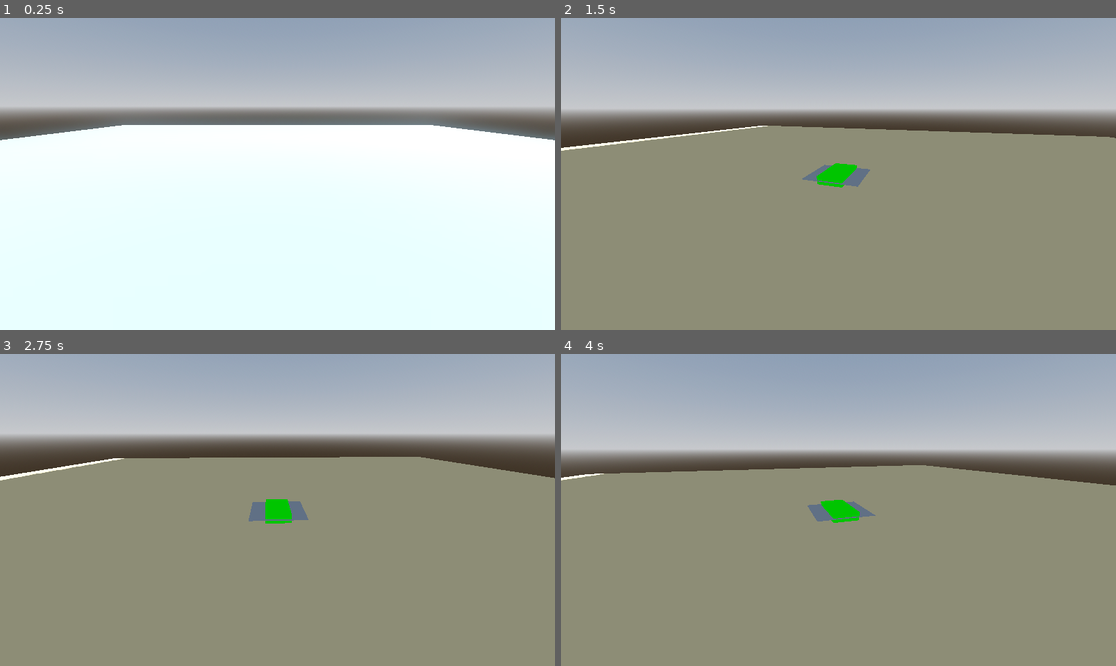
Above: before the commit, frames 1-4 (two rows, left to right).
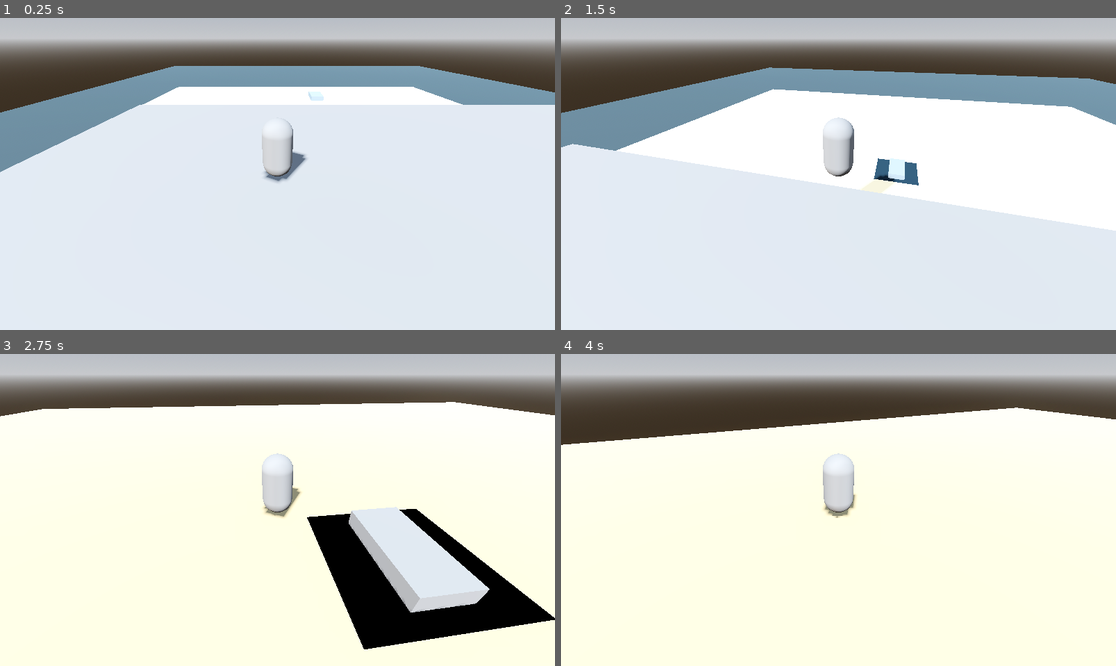
Above: after the commit, the same moments.

Repository: GreenMoonMoon/IslandProject
Game: Godot game, scene res://debug/sea_test1.tscn
Same seed, same stepped clock (60 frames per second), same inputs: the game is played once before the commit and once after it.
Inputs (mouse positions are in pixels of both pictures, inside the frame that each line leads up to):
- Up to frame 1 (0.25 s): no input
- Up to frame 2 (1.5 s): move the mouse to (866, 174) at 0.52 s; hold W (forward) from 0.53 s (still down); move the mouse to (810, 174) at 1.27 s
- Up to frame 3 (2.75 s): keep holding W (forward); move the mouse to (288, 503) at 2.02 s
- Up to frame 4 (4 s): keep holding W (forward); move the mouse to (832, 516) at 2.77 s; move the mouse to (877, 513) at 3.52 s

The runs differ from the first frame. In frame 1, 42% of the frame differs, in the area x 0-100%, y 0-54%; in frame 2, 99%; in frame 3, 99%; in frame 4, 99%, in the area x 0-100%, y 0-100%.

Commit message:
some tests and watnot

Diff:
--- a/debug/boat/boat1.tscn
+++ b/debug/boat/boat1.tscn
@@ -1,38 +1,36 @@
 [gd_scene load_steps=8 format=3 uid="uid://elgiwch2f64y"]
 
-[ext_resource type="Script" path="res://debug/boat/boat_controller.gd" id="1_vo478"]
-[ext_resource type="Shader" path="res://debug/boat/wireframe.gdshader" id="2_mrhs6"]
-[ext_resource type="Script" path="res://debug/boat/simple_camera.gd" id="2_s4whc"]
-
-[sub_resource type="ShaderMaterial" id="ShaderMaterial_ap3pr"]
-render_priority = 0
-shader = ExtResource("2_mrhs6")
-shader_parameter/color = Color(0, 0.639216, 0, 1)
-
-[sub_resource type="BoxMesh" id="BoxMesh_l0ers"]
-material = SubResource("ShaderMaterial_ap3pr")
-size = Vector3(1.5, 0.5, 3)
+[ext_resource type="Script" path="res://debug/boat/boat_controller.gd" id="1_8hkn1"]
+[ext_resource type="Shader" path="res://debug/boat/wireframe.gdshader" id="3_ll6b7"]
 
 [sub_resource type="BoxShape3D" id="BoxShape3D_p2870"]
 size = Vector3(1.5, 0.5, 3)
 
+[sub_resource type="BoxMesh" id="BoxMesh_l0ers"]
+size = Vector3(1.5, 0.5, 3)
+
+[sub_resource type="ShaderMaterial" id="ShaderMaterial_qpawx"]
+render_priority = 0
+shader = ExtResource("3_ll6b7")
+shader_parameter/color = null
+
 [sub_resource type="PlaneMesh" id="PlaneMesh_mogp8"]
+material = SubResource("ShaderMaterial_qpawx")
+
+[sub_resource type="ArrayMesh" id="ArrayMesh_i2uoq"]
 
 [node name="Boat" type="RigidBody3D"]
-script = ExtResource("1_vo478")
+script = ExtResource("1_8hkn1")
+
+[node name="HullCollider" type="CollisionShape3D" parent="."]
+shape = SubResource("BoxShape3D_p2870")
 
 [node name="HullMesh" type="MeshInstance3D" parent="."]
 mesh = SubResource("BoxMesh_l0ers")
 
-[node name="HullCollider" type="CollisionShape3D" parent="."]
-shape = SubResource("BoxShape3D_p2870")
+[node name="WaterPatch" type="MeshInstance3D" parent="."]
+top_level = true
+mesh = SubResource("PlaneMesh_mogp8")
 
-[node name="Camera" type="Node3D" parent="."]
-top_level = true
-script = ExtResource("2_s4whc")
-
-[node name="Camera3D" type="Camera3D" parent="Camera"]
-transform = Transform3D(1, 0, 0, 0, 0.866025, 0.5, 0, -0.5, 0.866025, 0, 5, 8)
-
-[node name="WaterPatch" type="MeshInstance3D" parent="."]
-mesh = SubResource("PlaneMesh_mogp8")
+[node name="UnderWaterMesh" type="MeshInstance3D" parent="."]
+mesh = SubResource("ArrayMesh_i2uoq")
--- a/debug/boat/boat_controller.gd
+++ b/debug/boat/boat_controller.gd
@@ -1,19 +1,21 @@
 extends RigidBody3D
 
-@onready var camera: Node3D = $Camera
 @onready var water_patch: MeshInstance3D = $WaterPatch
 @onready var hull_collider: CollisionShape3D = $HullCollider
 @onready var hull_mesh: MeshInstance3D = $HullMesh
 
+@export var camera: Node3D
 @export var speed := 5.0
 
 func _ready():
+	# Calculate the water patch size
 	var hull_aabb := hull_mesh.get_aabb()
 	var bouding_diagonal: float = hull_aabb.position.distance_to(Vector3(hull_aabb.end.x, hull_aabb.position.y, hull_aabb.end.z))
-	water_patch.mesh.size = Vector2(bouding_diagonal, bouding_diagonal)
-	water_patch.mesh.subdivide_width = 4
-	water_patch.mesh.subdivide_depth = 4
+	water_patch.mesh.size = Vector2(ceil(bouding_diagonal), ceil(bouding_diagonal))
+	water_patch.mesh.subdivide_width = maxf(water_patch.mesh.size.x - 1, 0.0)
+	water_patch.mesh.subdivide_depth = maxf(water_patch.mesh.size.x - 1, 0.0)
 
-func _process(delta):
-	var input_dir := Input.get_vector("left", "right", "backward", "forward")
-	var direction := camera.basis * Vector3(input_dir.x, 0.0, input_dir.y)
+func _process(_delta):
+#	var input_dir := Input.get_vector("left", "right", "backward", "forward")
+#	var direction := camera.basis * Vector3(input_dir.x, 0.0, input_dir.y)
+	pass
--- a/debug/boat/simple_camera.gd
+++ b/debug/boat/simple_camera.gd
@@ -1,13 +1,14 @@
 extends Node3D
 class_name CameraControl
 
-const maximum_height := 25.0
+const maximum_height := 12.0
 
 var mouse_look_input: Vector2
+var mouse_zoom_input: float
 var target: Node3D
 
 @export var height := 4.0
-@export var distance := 12.0
+@export var distance := 6.0
 @export var sensitivity := Vector2(2.0, 10.0)
 @export var mouse_sensitivity := Vector2(-0.05, -0.5)
 @export var chase_speed := 1.0
@@ -19,20 +20,23 @@
 	Input.mouse_mode = Input.MOUSE_MODE_CAPTURED
 	camera.position.z = -distance
 	camera.position.y = height
-	target = get_parent()
 
 
 func _process(delta):
-	var velocity = target.global_position - global_position
-	global_position = target.global_position
-	if velocity.length() > 0.1:
-		global_rotation.y = lerp_angle(global_rotation.y, target.global_rotation.y, delta)
+	if target:
+		var velocity = target.global_position - global_position
+		global_position = target.global_position
+#		if velocity.length() > 0.1:
+#			global_rotation.y = lerp_angle(global_rotation.y, target.global_rotation.y, delta)
 
 	# Handle mouse
 	if mouse_look_input.length_squared() > 0.1:
 		rotation.y = wrapf(rotation.y + mouse_look_input.x * delta, 0.0, TAU)
-		camera.position.y += mouse_look_input.y * delta
-		camera.position.y = clampf(camera.position.y, -2.0, maximum_height)
+#		camera.position.y += mouse_look_input.y * delta
+#		camera.position.y = clampf(camera.position.y, 0.1, maximum_height)
+
+#	if mouse_zoom_input < 0.0:
+#		camera.position.z = clampf(camera.position.z + mouse_zoom_input * delta, 1.0, distance)
 
 	# Set camera
 	camera.look_at(position, Vector3.UP)
@@ -40,5 +44,17 @@
 
 
 func _input(event):
-	if event is InputEventMouseMotion:
-		mouse_look_input = event.get_relative() * mouse_sensitivity
+#	mouse_zoom_input = 0.0
+	match event.get_class():
+		"InputEventMouseMotion":
+			mouse_look_input = event.get_relative() * mouse_sensitivity
+#		"InputEventMouseButton":
+#			match(event.button_index):
+#				MOUSE_BUTTON_WHEEL_UP:
+#					mouse_zoom_input = 1.0
+#				MOUSE_BUTTON_WHEEL_DOWN:
+#					mouse_zoom_input = -1.0
+
+
+func change_focus(new_target: Node3D):
+	target = new_target
--- /dev/null
+++ b/debug/buoyancy/buoyancy_mesh.gd
@@ -0,0 +1,22 @@
+extends MeshInstance3D
+class_name BuoyancyMesh
+
+
+func calculate_volume() -> float:
+	var mdt := MeshDataTool.new()
+	var array_mesh := ArrayMesh.new()
+	array_mesh.add_surface_from_arrays(Mesh.PRIMITIVE_TRIANGLES, mesh.get_mesh_arrays())
+	mdt.create_from_surface(array_mesh, 0)
+
+	var sum := 0.0
+	for fi in range(mdt.get_face_count()):
+		sum += calculate_triangle_signed_volume(
+			mdt.get_vertex(mdt.get_face_vertex(fi, 0)),
+			mdt.get_vertex(mdt.get_face_vertex(fi, 1)),
+			mdt.get_vertex(mdt.get_face_vertex(fi, 2)),
+		)
+	return abs(sum)
+
+
+func calculate_triangle_signed_volume(a: Vector3, b: Vector3, c: Vector3) -> float:
+	return a.dot(b.cross(c)) / 6.0;
--- /dev/null
+++ b/debug/buoyancy/buoyancy_test1.tscn
@@ -0,0 +1,32 @@
+[gd_scene load_steps=7 format=3 uid="uid://vyxp7ysp862h"]
+
+[ext_resource type="Script" path="res://debug/buoyancy/volumetric_buoyancy.gd" id="1_y6x4i"]
+[ext_resource type="Script" path="res://debug/buoyancy/buoyancy_mesh.gd" id="2_ekr2l"]
+
+[sub_resource type="BoxMesh" id="BoxMesh_djqfw"]
+
+[sub_resource type="BoxShape3D" id="BoxShape3D_jfje2"]
+
+[sub_resource type="StandardMaterial3D" id="StandardMaterial3D_ad7dp"]
+transparency = 1
+albedo_color = Color(0, 0.501961, 1, 0.25098)
+
+[sub_resource type="PlaneMesh" id="PlaneMesh_hmyy2"]
+material = SubResource("StandardMaterial3D_ad7dp")
+size = Vector2(64, 64)
+
+[node name="Scene" type="Node3D"]
+
+[node name="RigidBody3D" type="RigidBody3D" parent="."]
+script = ExtResource("1_y6x4i")
+
+[node name="Mesh" type="MeshInstance3D" parent="RigidBody3D"]
+mesh = SubResource("BoxMesh_djqfw")
+script = ExtResource("2_ekr2l")
+
+[node name="CollisionShape3D" type="CollisionShape3D" parent="RigidBody3D"]
+shape = SubResource("BoxShape3D_jfje2")
+
+[node name="Water" type="MeshInstance3D" parent="."]
+transform = Transform3D(1, 0, 0, 0, 1, 0, 0, 0, 1, 0, 10, 0)
+mesh = SubResource("PlaneMesh_hmyy2")
--- /dev/null
+++ b/debug/buoyancy/volumetric_buoyancy.gd
@@ -0,0 +1,16 @@
+extends RigidBody3D
+
+var volume: float
+var density: float
+
+@onready var mesh: BuoyancyMesh = $Mesh
+@onready var gravity: float = ProjectSettings.get("physics/3d/default_gravity")
+
+
+func _ready():
+	volume = mesh.calculate_volume()
+	density = mass / volume
+
+
+func _process(delta):
+	pass
--- /dev/null
+++ b/debug/camera_test1.tscn
@@ -0,0 +1,10 @@
+[gd_scene load_steps=2 format=3 uid="uid://mvk1xfotsmqq"]
+
+[ext_resource type="Script" path="res://debug/boat/simple_camera.gd" id="1_x0l5m"]
+
+[node name="Camera" type="Node3D"]
+top_level = true
+script = ExtResource("1_x0l5m")
+
+[node name="Camera3D" type="Camera3D" parent="."]
+transform = Transform3D(1, 0, 0, 0, 0.866025, 0.5, 0, -0.5, 0.866025, 0, 5, 8)
--- /dev/null
+++ b/debug/character/character_controls.gd
@@ -0,0 +1,43 @@
+extends CharacterBody3D
+
+const HALF_PI := PI / 2
+
+var input_direction: Vector2
+
+@onready var gravity: float = ProjectSettings.get("physics/3d/default_gravity")
+@onready var model: Node3D = $Model
+
+@export var camera: Node3D
+@export var move_speed := 12.0
+@export var orientation_speed := 2.5
+
+
+func _ready():
+	camera.change_focus(self)
+
+
+func _physics_process(delta):
+	process_input()
+
+	if is_on_floor():
+		if input_direction.length_squared() > 0.1:
+			var move_direction := camera.basis * Vector3(input_direction.x, 0.0, input_direction.y)
+			velocity.x = lerpf(velocity.x, move_direction.x * move_speed, delta * 8.0) #quick acceleration
+			velocity.z = lerpf(velocity.z, move_direction.z * move_speed, delta * 8.0)
+
+			orient_character(Vector2(move_direction.x, -move_direction.z), delta)
+		else:
+			velocity.x = lerpf(velocity.x, 0.0, delta * 10.0)
+			velocity.z = lerpf(velocity.z, 0.0, delta * 10.0)
+	else:
+		velocity.y -= gravity * delta
+
+	move_and_slide()
+
+
+func process_input():
+	input_direction = Input.get_vector("right", "left", "backward", "forward")
+
+
+func orient_character(direction: Vector2, delta: float):
+	model.rotation.y = lerp_angle(model.rotation.y, direction.angle() + HALF_PI, delta * orientation_speed)
--- /dev/null
+++ b/debug/character/character_test1.tscn
@@ -0,0 +1,27 @@
+[gd_scene load_steps=5 format=3 uid="uid://7ynp6ybamny8"]
+
+[ext_resource type="Script" path="res://debug/character/character_controls.gd" id="1_c4ckt"]
+
+[sub_resource type="CapsuleShape3D" id="CapsuleShape3D_jh2sm"]
+
+[sub_resource type="CapsuleMesh" id="CapsuleMesh_6jimg"]
+
+[sub_resource type="PrismMesh" id="PrismMesh_d3u2c"]
+size = Vector3(0.5, 0.5, 0.2)
+
+[node name="Character" type="CharacterBody3D"]
+script = ExtResource("1_c4ckt")
+
+[node name="Collider" type="CollisionShape3D" parent="."]
+transform = Transform3D(1, 0, 0, 0, 1, 0, 0, 0, 1, 0, 1, 0)
+shape = SubResource("CapsuleShape3D_jh2sm")
+
+[node name="Model" type="Node3D" parent="."]
+
+[node name="MeshInstance3D" type="MeshInstance3D" parent="Model"]
+transform = Transform3D(1, 0, 0, 0, 1, 0, 0, 0, 1, 0, 1, 0)
+mesh = SubResource("CapsuleMesh_6jimg")
+
+[node name="MeshInstance3D" type="MeshInstance3D" parent="Model/MeshInstance3D"]
+transform = Transform3D(1, 0, 0, 0, -4.37114e-08, -1, 0, 1, -4.37114e-08, 0, 0.4, 0.6)
+mesh = SubResource("PrismMesh_d3u2c")
--- a/debug/sea_test1.tscn
+++ b/debug/sea_test1.tscn
@@ -1,7 +1,9 @@
-[gd_scene load_steps=11 format=3 uid="uid://chs0rja2g7ri2"]
+[gd_scene load_steps=15 format=3 uid="uid://chs0rja2g7ri2"]
 
-[ext_resource type="PackedScene" uid="uid://elgiwch2f64y" path="res://debug/boat/boat1.tscn" id="1_26v8r"]
-[ext_resource type="Script" path="res://debug/esc_quit.gd" id="2_2xuoq"]
+[ext_resource type="PackedScene" uid="uid://elgiwch2f64y" path="res://debug/boat/boat1.tscn" id="1_3c45e"]
+[ext_resource type="Script" path="res://debug/esc_quit.gd" id="2_ffq87"]
+[ext_resource type="PackedScene" uid="uid://7ynp6ybamny8" path="res://debug/character/character_test1.tscn" id="3_kgsaq"]
+[ext_resource type="PackedScene" uid="uid://mvk1xfotsmqq" path="res://debug/camera_test1.tscn" id="4_pqev3"]
 
 [sub_resource type="ProceduralSkyMaterial" id="ProceduralSkyMaterial_7n3pq"]
 sky_horizon_color = Color(0.64625, 0.65575, 0.67075, 1)
@@ -17,7 +19,8 @@
 glow_enabled = true
 
 [sub_resource type="StandardMaterial3D" id="StandardMaterial3D_ucpgr"]
-albedo_color = Color(0.529412, 0.823529, 1, 1)
+transparency = 1
+albedo_color = Color(0.529412, 0.823529, 1, 0.25098)
 
 [sub_resource type="PlaneMesh" id="PlaneMesh_dbwe7"]
 material = SubResource("StandardMaterial3D_ucpgr")
@@ -36,7 +39,16 @@
 
 [sub_resource type="WorldBoundaryShape3D" id="WorldBoundaryShape3D_ugj0d"]
 
+[sub_resource type="BoxMesh" id="BoxMesh_fp2dc"]
+size = Vector3(30, 4, 30)
+
+[sub_resource type="BoxShape3D" id="BoxShape3D_ofjkw"]
+size = Vector3(30, 4, 30)
+
 [node name="Scene" type="Node3D"]
+
+[node name="EscQuit" type="Node" parent="."]
+script = ExtResource("2_ffq87")
 
 [node name="WorldEnvironment" type="WorldEnvironment" parent="."]
 environment = SubResource("Environment_hhx6q")
@@ -58,8 +70,21 @@
 [node name="CollisionShape3D" type="CollisionShape3D" parent="SeaFloor/StaticBody3D"]
 shape = SubResource("WorldBoundaryShape3D_ugj0d")
 
-[node name="Boat" parent="." instance=ExtResource("1_26v8r")]
+[node name="Boat" parent="." instance=ExtResource("1_3c45e")]
 transform = Transform3D(1, 0, 0, 0, 1, 0, 0, 0, 1, 0, 5, 0)
+speed = null
 
-[node name="EscQuit" type="Node" parent="."]
-script = ExtResource("2_2xuoq")
+[node name="Character" parent="." node_paths=PackedStringArray("camera") instance=ExtResource("3_kgsaq")]
+transform = Transform3D(1, 0, 0, 0, 1, 0, 0, 0, 1, 5.0128, 7, -21.9192)
+camera = NodePath("../Camera")
+
+[node name="Camera" parent="." instance=ExtResource("4_pqev3")]
+
+[node name="Dock" type="MeshInstance3D" parent="."]
+transform = Transform3D(1, 0, 0, 0, 1, 0, 0, 0, 1, 0, 5, -27.9)
+mesh = SubResource("BoxMesh_fp2dc")
+
+[node name="StaticBody3D" type="StaticBody3D" parent="Dock"]
+
+[node name="CollisionShape3D" type="CollisionShape3D" parent="Dock/StaticBody3D"]
+shape = SubResource("BoxShape3D_ofjkw")
--- a/project.godot
+++ b/project.godot
@@ -12,7 +12,7 @@
 
 config/name="IslandProject"
 run/main_scene="res://debug/sea_test1.tscn"
-config/features=PackedStringArray("4.0", "Forward Plus")
+config/features=PackedStringArray("4.1", "Forward Plus")
 config/icon="res://icon.svg"
 
 [input]
